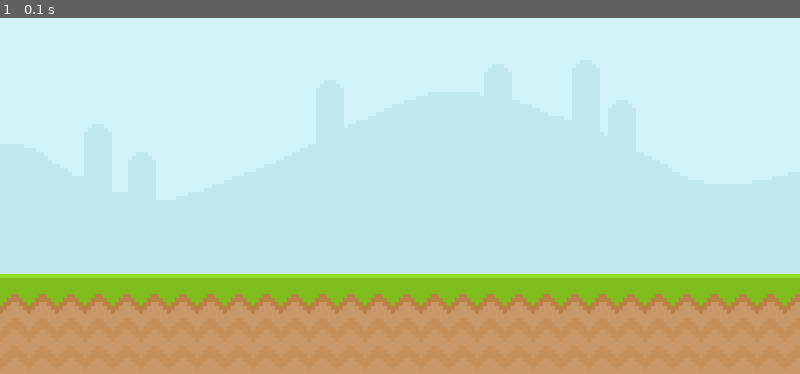
Above: before the commit, frame 1.
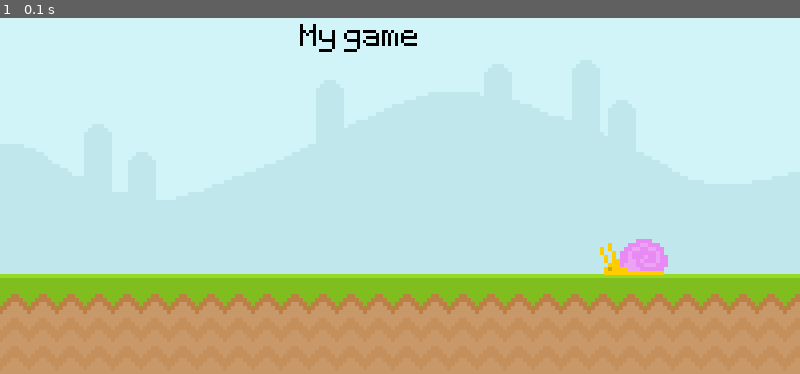
Above: after the commit, the same moment.

Repository: dimkauzh/Pygame-Platformer
Game: pygame game, started from main.py
Same seed, same stepped clock (60 frames per second), same inputs: the game is played once before the commit and once after it.
Inputs:
- Up to frame 1 (0.1 s): no input

The runs differ from the first frame. In frame 1, 1.0% of the frame differs, in the area x 37-84%, y 1-73%.

Commit message:
Update main.py

Diff:
--- a/main.py
+++ b/main.py
@@ -1,26 +1,46 @@
 import pygame
 from sys import exit
 
-h = 200
-w = 100
+# Launch the game
+pygame.init()
 
-pygame.init()
+# Screen
 screen = pygame.display.set_mode((800, 400))
 pygame.display.set_caption("2D Game")
+
+# FPS
 clock = pygame.time.Clock()
+
+# Font
+font = pygame.font.Font("font/Pixeltype.ttf", 50)
+
+# For stopping game(Moving)Surfaces
 def kill():
     for event in pygame.event.get():
         if event.type == pygame.QUIT:
             pygame.quit()
             exit()
+
+# Surfaces + Moving Surfaces
 def blits():
     screen.blit(sky_surface, (0, 0))
     screen.blit(ground_surface, (0, 300))
+    screen.blit(text_surface, (300, 50))
+    screen.blit(snail_surface, (snail_x_pos, snail_y_pos))
 
+# Surfaces
 sky_surface = pygame.image.load("graphics/Sky.png")
 ground_surface = pygame.image.load("graphics/Ground.png")
+text_surface = font.render("My game", False, "Black")
 
+# Player + Bots (Moving Surfaces)
+snail_surface = pygame.image.load("graphics/snail/snail1.png")
 
+# Snail position
+snail_x_pos = 600
+snail_y_pos = 265
+
+# Loop while game is running
 while True:
     kill()
     blits()
